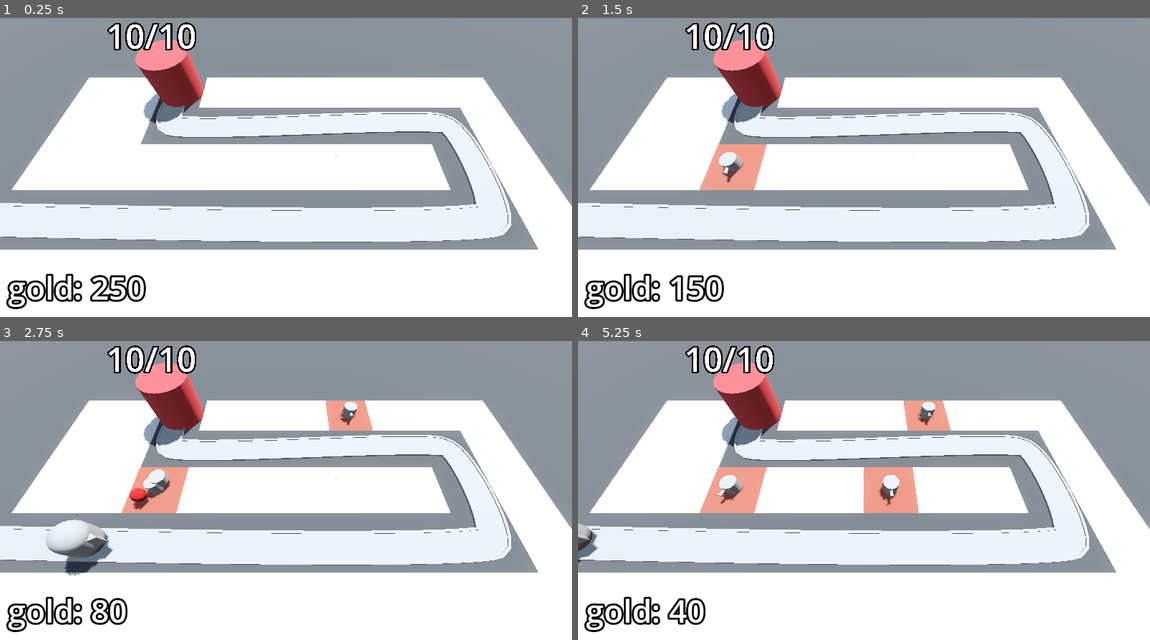
Above: before the commit, frames 1-4 (two rows, left to right).
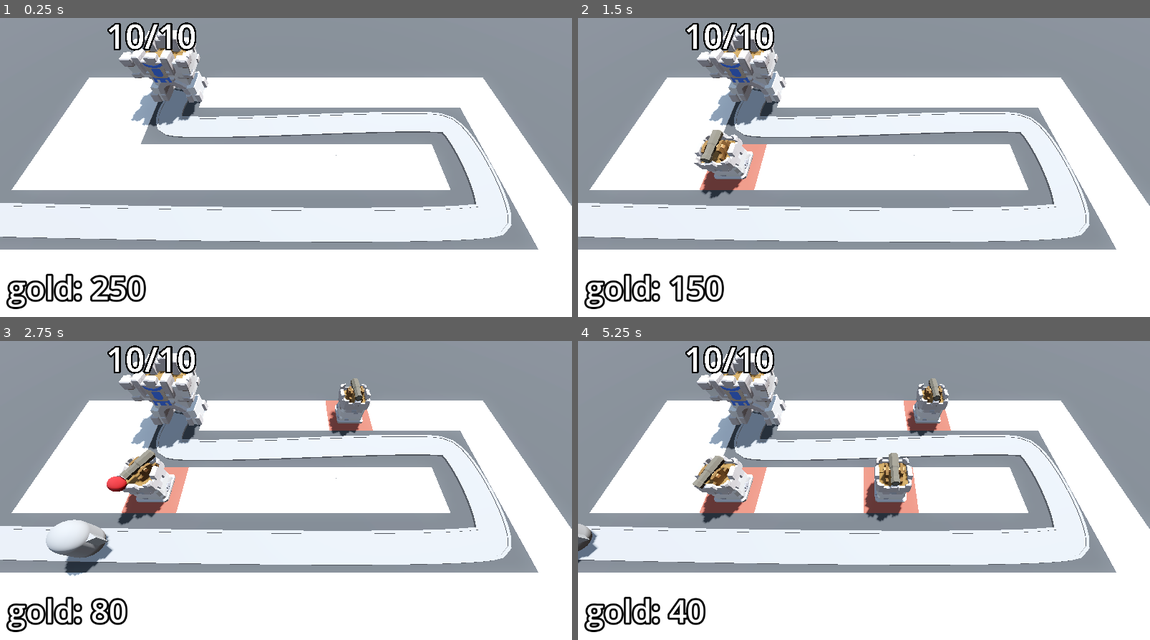
Above: after the commit, the same moments.

Repository: vibrunazo/godot-barbarian
Game: Godot game, scene res://levels/base_level.tscn
Same seed, same stepped clock (60 frames per second), same inputs: the game is played once before the commit and once after it.
Inputs (mouse positions are in pixels of both pictures, inside the frame that each line leads up to):
- Up to frame 1 (0.25 s): no input
- Up to frame 2 (1.5 s): tap Enter at 0.5 s; move the mouse to (989, 140) at 0.52 s; press the mouse at (989, 140) at 0.53 s; tap Space at 1.25 s; move the mouse to (749, 173) at 1.27 s; release the mouse at (749, 173) at 1.28 s; tap S (toggle_speed) at 1.35 s
- Up to frame 3 (2.75 s): move the mouse to (343, 406) at 2.02 s; press the mouse at (343, 406) at 2.03 s
- Up to frame 4 (5.25 s): move the mouse to (835, 544) at 2.77 s; release the mouse at (835, 544) at 2.78 s; tap S (toggle_speed) at 2.85, 4.35 s; move the mouse to (1035, 526) at 3.52 s; press the mouse at (1035, 526) at 3.53 s; move the mouse to (692, 430) at 4.27 s; release the mouse at (692, 430) at 4.28 s; move the mouse to (892, 478) at 5.02 s; press the mouse at (892, 478) at 5.03 s

The runs differ from the first frame. In frame 1, 2.5% of the frame differs, in the area x 20-37%, y 4-37%; in frame 2, 4.0%; in frame 3, 4.9%; in frame 4, 6.1%, in the area x 20-65%, y 4-61%.

Commit message:
61. Using GLTF Files

Diff:
--- a/base/base.tscn
+++ b/base/base.tscn
@@ -1,20 +1,11 @@
 [gd_scene load_steps=3 format=3 uid="uid://kug8lkxaigw"]
 
 [ext_resource type="Script" path="res://base/base.gd" id="1_tvla3"]
-
-[sub_resource type="StandardMaterial3D" id="StandardMaterial3D_koyjo"]
-albedo_color = Color(0.74, 0.2664, 0.2664, 1)
+[ext_resource type="PackedScene" uid="uid://wo5iqser8p2r" path="res://assets/Base.glb" id="2_vot4s"]
 
 [node name="Base" type="Node3D" groups=["base"]]
 script = ExtResource("1_tvla3")
 max_health = 10
-
-[node name="CSGCylinder3D" type="CSGCylinder3D" parent="."]
-transform = Transform3D(1, 0, 0, 0, 1, 0, 0, 0, 1, 0, 2, 0)
-radius = 2.0
-height = 4.0
-sides = 32
-material = SubResource("StandardMaterial3D_koyjo")
 
 [node name="Label3D" type="Label3D" parent="."]
 transform = Transform3D(1, 0, 0, 0, 1, 0, 0, 0, 1, 0, 5.5, 0)
@@ -22,3 +13,5 @@
 text = "5"
 font_size = 500
 outline_size = 100
+
+[node name="Base" parent="." instance=ExtResource("2_vot4s")]
--- a/turret/turret.gd
+++ b/turret/turret.gd
@@ -7,6 +7,7 @@
 @onready var attack_timer: Timer = $AttackTimer
 @onready var spawn_pos: Node3D = %SpawnPos
 @onready var animation_player: AnimationPlayer = $AnimationPlayer
+@onready var turret_base: Node3D = $TurretBase
 
 var enemy_path: Path3D
 var target: Enemy
@@ -23,7 +24,7 @@
 	if not enemy_path: return
 	target = find_best_enemy()
 	if not target: return
-	look_at(target.global_position, Vector3.UP, true)
+	turret_base.look_at(target.global_position, Vector3.UP, true)
 
 ## Returns the enemy that is closest to the turret
 func find_closest_enemy() -> Enemy:
@@ -62,7 +63,7 @@
 	var new_projectile: Projectile = projectile_scene.instantiate()
 	add_child(new_projectile)
 	new_projectile.global_position = spawn_pos.global_position
-	new_projectile.direction = global_transform.basis.z
+	new_projectile.direction = turret_base.global_transform.basis.z
 
 func _on_attack_timer() -> void:
 	attack()
--- a/turret/turret.tscn
+++ b/turret/turret.tscn
@@ -1,20 +1,9 @@
-[gd_scene load_steps=9 format=3 uid="uid://dca1j4a74265h"]
+[gd_scene load_steps=8 format=3 uid="uid://dca1j4a74265h"]
 
 [ext_resource type="Script" path="res://turret/turret.gd" id="1_8dd1i"]
+[ext_resource type="PackedScene" uid="uid://c8n1lnx0sr3ls" path="res://assets/TurretBase.glb" id="2_5j2xm"]
 [ext_resource type="PackedScene" uid="uid://b1sjf600w03h5" path="res://turret/projectile.tscn" id="2_drjga"]
-
-[sub_resource type="CylinderMesh" id="CylinderMesh_f3tg3"]
-height = 1.0
-
-[sub_resource type="CylinderMesh" id="CylinderMesh_c2pok"]
-top_radius = 0.6
-bottom_radius = 0.6
-height = 0.6
-
-[sub_resource type="CylinderMesh" id="CylinderMesh_w5cyf"]
-top_radius = 0.15
-bottom_radius = 0.1
-height = 0.5
+[ext_resource type="PackedScene" uid="uid://cmohj45awmvf1" path="res://assets/Cannon.glb" id="3_4p8xa"]
 
 [sub_resource type="Animation" id="Animation_imrwj"]
 resource_name = "fire"
@@ -58,21 +47,18 @@
 script = ExtResource("1_8dd1i")
 projectile_scene = ExtResource("2_drjga")
 
-[node name="TurretBase" type="MeshInstance3D" parent="."]
+[node name="TurretBase" type="Node3D" parent="."]
 transform = Transform3D(1, 0, 0, 0, 1, 0, 0, 0, 1, 0, 0.5, 0)
-mesh = SubResource("CylinderMesh_f3tg3")
 
-[node name="TurretTop" type="MeshInstance3D" parent="TurretBase"]
+[node name="TurretTop" type="Node3D" parent="TurretBase"]
 transform = Transform3D(1, 0, 0, 0, 1, 0, 0, 0, 1, 0, 0.3, 0)
-mesh = SubResource("CylinderMesh_c2pok")
 
-[node name="Barrel" type="MeshInstance3D" parent="TurretBase/TurretTop"]
-transform = Transform3D(1, 0, 0, 0, -4.37114e-08, -1, 0, 1, -4.37114e-08, 0, 0, 0.815904)
-mesh = SubResource("CylinderMesh_w5cyf")
+[node name="Cannon" parent="TurretBase/TurretTop" instance=ExtResource("3_4p8xa")]
+transform = Transform3D(1, 0, 0, 0, 1, 0, 0, 0, 1, 0, 1.29244, 0)
 
-[node name="SpawnPos" type="Node3D" parent="TurretBase/TurretTop/Barrel"]
+[node name="SpawnPos" type="Node3D" parent="TurretBase/TurretTop/Cannon"]
 unique_name_in_owner = true
-transform = Transform3D(1, 0, 0, 0, 1, 0, 0, 0, 1, 0, 0.339654, 0)
+transform = Transform3D(1, 0, 0, 0, -4.37114e-08, -1, 0, 1, -4.37114e-08, 0, 0.769459, 1.13282)
 
 [node name="AttackTimer" type="Timer" parent="."]
 
@@ -80,3 +66,5 @@
 libraries = {
 "": SubResource("AnimationLibrary_epnxg")
 }
+
+[node name="TurretBaseMesh" parent="." instance=ExtResource("2_5j2xm")]
Binary file added: assets/Base.glb
Not shown, added: assets/Base.glb.import
Binary file added: assets/Base_Castle-metallic.png-Castle-roughness.png
Not shown, added: assets/Base_Castle-metallic.png-Castle-roughness.png.import
Binary file added: assets/Base_castle-colour-palette.png
Not shown, added: assets/Base_castle-colour-palette.png.import
Binary file added: assets/Cannon.glb
Not shown, added: assets/Cannon.glb.import
Binary file added: assets/Cannon_Castle-metallic.png-Castle-roughness.png
Not shown, added: assets/Cannon_Castle-metallic.png-Castle-roughness.png.import
Binary file added: assets/Cannon_castle-colour-palette.png
Not shown, added: assets/Cannon_castle-colour-palette.png.import
(and 18 more such lines)
